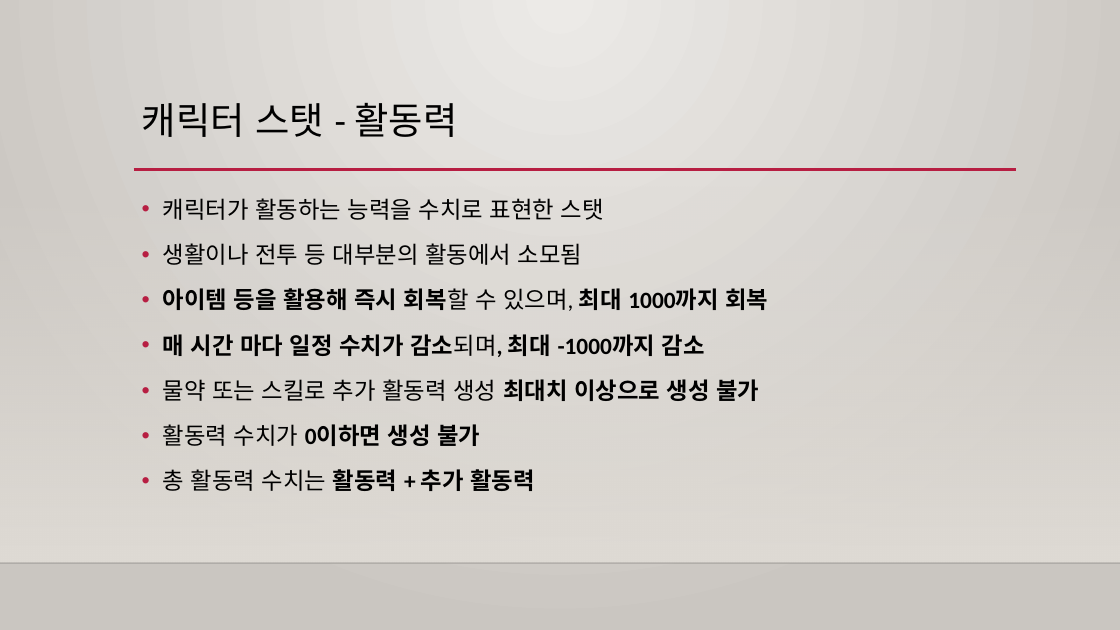
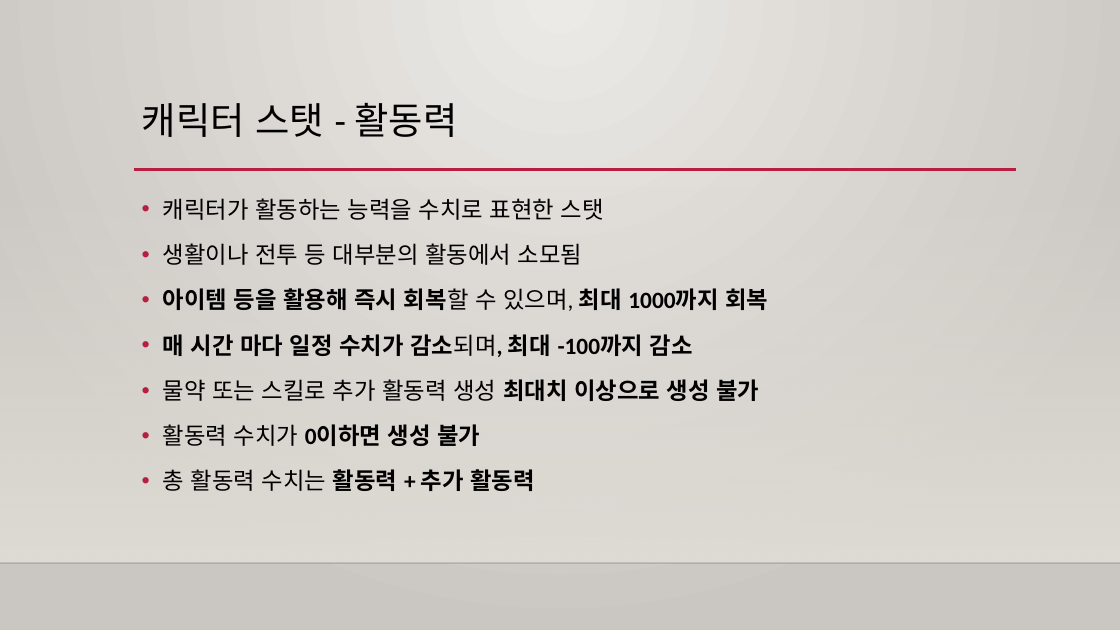
Before and after one commit to Raynia/Alchemist-Diary, a slide deck: slide 6 of Specification/Prototype/프로토타입 기획서.pptx. Drawn at 1120x630 pixels with LibreOffice and Linux fonts; fonts in the diff are those of the drawing; background and template pictures are left out. Boxes give left, top, right and bottom in pixels: in the first picture for what was removed or moved away, otherwise in the second. Text is boxed around its words. In the diff, an @@ line names an element or a change of style, - is before the commit and + after.

```diff
--- a/Specification/Prototype/프로토타입 기획서.pptx
+++ b/Specification/Prototype/프로토타입 기획서.pptx
@@ text at bbox=[163, 334, 693, 357]: text changed @@
-• 매 시간 마다 일정 수치가 감소되며, 최대 -1000까지 감소
+• 매 시간 마다 일정 수치가 감소되며, 최대 -100까지 감소
```
Also in this commit, not shown: 1 slide added.
